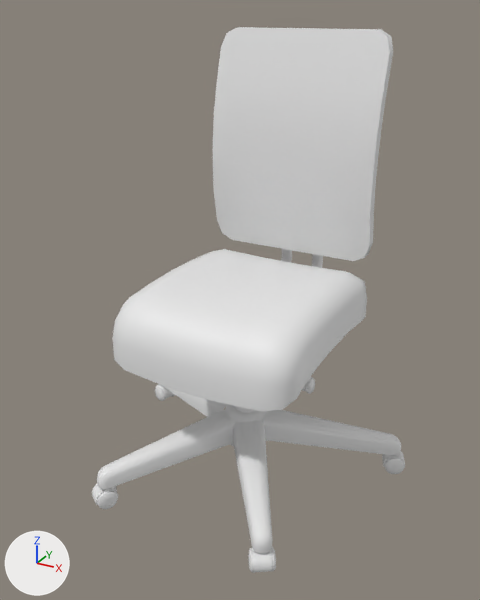
The FBX model Assets/Models/chair.fbx: old version first, new version second.
Before and after are seen from a 50 mm camera at (2.54, -4.74, 3.56) aimed at (-0.04, -0.04, 1.21). The axes (+X, +Y, +Z) are drawn at lower left. The lights are the same throughout. The picture after the commit comes second. Where no turn or scale is listed for an object, it has been applied to the vertices.
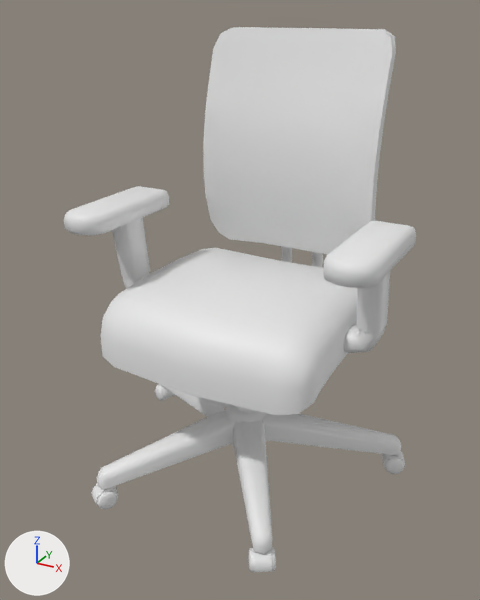
What changed in the scene script:
```text
Change me_cube:
    used by ob_cube_002; location = (0.0, 0.887, 2.396); scale = (0.804, 0.0747, 1.0)
    remove me_cube.from_pydata(...)  # 52 vertices, 42 faces; spans x -1.0..1.0, y -1.33..3.18, z -1.0..1.0
    add me_cube.from_pydata(...)  # 88 vertices, 78 faces; spans x -1.0..1.0, y -2.66..4.02, z -1.0..1.0
    me_cube part 1: 44 vertices removed from x -1.0..1.0, y -1.33..3.18, z -0.81..1.0; 80 vertices added at x -1.0..1.0, y -2.66..4.02, z -1.0..1.0
Add me_cube_011:
    me_cube_011.from_pydata(...)  # 48 vertices, 28 faces; spans x -0.11..2.43, y -0.25..0.14, z -0.25..0.44
Add me_cube_012:
    me_cube_012.from_pydata(...)  # 120 vertices, 100 faces; spans x -0.2..2.52, y -0.55..0.55, z -0.08..0.08
Add me_cube_013:
    me_cube_013.from_pydata(...)  # 120 vertices, 100 faces; spans x -0.09..2.42, y -0.12..0.14, z -0.3..0.02
Change ob_cube_002:
    ob_cube_002.scale: (0.804, 0.0747, 1.0) -> (0.845, 0.0747, 1.0)
Change ob_cube_001:
    ob_cube_001.scale: (1.13, 1.0, 1.0) -> (1.31, 1.0, 1.0)
Add ob_cube_003:
    ob_cube_003 = bpy.data.objects.new('Cube.003', me_cube_011)
    ob_cube_003.location = (-1.159, -0.057, 1.506)
Add ob_cube_004:
    ob_cube_004 = bpy.data.objects.new('Cube.004', me_cube_012)
    ob_cube_004.location = (-1.159, -0.26, 1.939)
Add ob_cube_005:
    ob_cube_005 = bpy.data.objects.new('Cube.005', me_cube_013)
    ob_cube_005.location = (-1.162, -0.066, 1.309)
```

Where the change shows, as pixel boxes [x1, y1, x2, y2] in the pictures (480 x 600 px):
'Cube.002', reshaped, rescaled (7% wider)
    before: [213, 27, 393, 261]
    after: [203, 27, 396, 255]
'Cube.001', rescaled
    before: [112, 249, 367, 411]
    after: [101, 248, 357, 415]
'Cube.004', added
    after: [64, 186, 416, 288]
'Cube.003', added
    after: [112, 217, 390, 333]
'Cube.005', added
    after: [122, 273, 385, 353]
